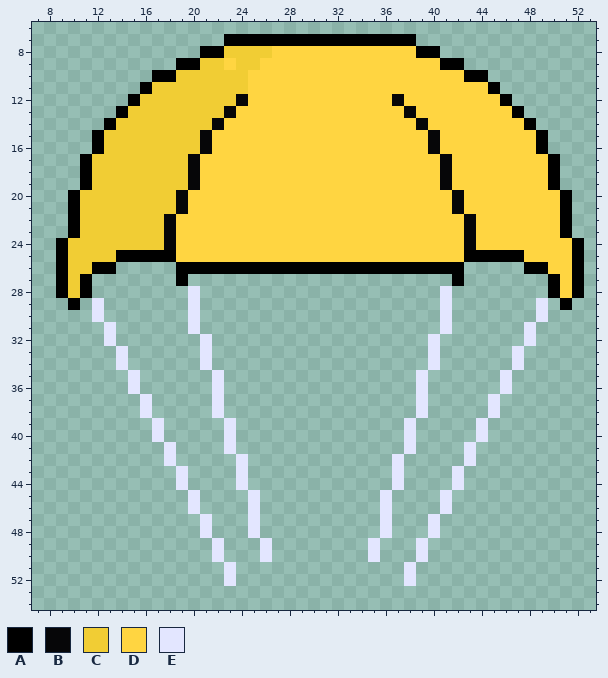
Pixel-art file, stored at Assets/Aseprite Projects/Bemmy/Bemmy_Parachute.aseprite. This is how it looked before the edit.
64x64 pixels, 1 frame. Shown: x 7..53, y 6..54.
Palette (. is transparent): A #000000  B #060608  C #f1cd34  D #ffd541  E #e3e6ff
Pixels before, first column x 9:
 7 ..............AAAAAAAAAAAAAAAA..............
 8 ............AACCCCDDDDDDDDDDDDAA............
 9 ..........AACCDCCDDDDDDDDDDDDDDDAA..........
10 ........AACCCCCCDDDDDDDDDDDDDDDDDDAA........
11 .......ACCCCCCCCDDDDDDDDDDDDDDDDDDDDA.......
12 ......ACCCCCCCCBDDDDDDDDDDDDBDDDDDDDDA......
13 .....ACCCCCCCCBDDDDDDDDDDDDDDBDDDDDDDDA.....
14 ....ACCCCCCCCBDDDDDDDDDDDDDDDDBDDDDDDDDA....
15 ...ACCCCCCCCBDDDDDDDDDDDDDDDDDDBDDDDDDDDA...
16 ...ACCCCCCCCBDDDDDDDDDDDDDDDDDDBDDDDDDDDA...
17 ..ACCCCCCCCBDDDDDDDDDDDDDDDDDDDDBDDDDDDDDA..
18 ..ACCCCCCCCBDDDDDDDDDDDDDDDDDDDDBDDDDDDDDA..
19 ..ACCCCCCCCBDDDDDDDDDDDDDDDDDDDDBDDDDDDDDA..
20 .ACCCCCCCCBDDDDDDDDDDDDDDDDDDDDDDBDDDDDDDDA.
21 .ACCCCCCCCBDDDDDDDDDDDDDDDDDDDDDDBDDDDDDDDA.
22 .ACCCCCCCBDDDDDDDDDDDDDDDDDDDDDDDDBDDDDDDDA.
23 .ACCCCCCCBDDDDDDDDDDDDDDDDDDDDDDDDBDDDDDDDA.
24 ACCCCCCCCBDDDDDDDDDDDDDDDDDDDDDDDDBDDDDDDDDA
25 ACCCCAAAAADDDDDDDDDDDDDDDDDDDDDDDDAAAAADDDDA
26 ACCAA.....AAAAAAAAAAAAAAAAAAAAAAAA.....AADDA
27 ACA.......A......................A.......ADA
28 ACA........E....................E........ADA
29 .A.E.......E....................E.......E.A.
30 ...E.......E....................E.......E...
31 ....E......E....................E......E....
32 ....E.......E..................E.......E....
33 .....E......E..................E......E.....
34 .....E......E..................E......E.....
35 ......E......E................E......E......
36 ......E......E................E......E......
37 .......E.....E................E.....E.......
38 .......E.....E................E.....E.......
39 ........E.....E..............E.....E........
40 ........E.....E..............E.....E........
41 .........E....E..............E....E.........
42 .........E.....E............E.....E.........
43 ..........E....E............E....E..........
44 ..........E....E............E....E..........
45 ...........E....E..........E....E...........
46 ...........E....E..........E....E...........
47 ............E...E..........E...E............
48 ............E...E..........E...E............
49 .............E...E........E...E.............
50 .............E...E........E...E.............
51 ..............E..............E..............
52 ..............E..............E..............
The same view after the edit:
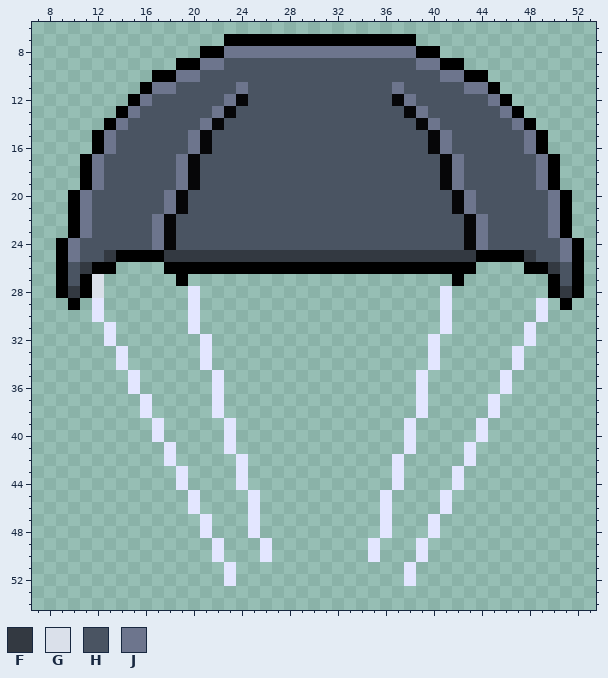
Colours new in this view: F #333941  G #dae0ea  H #4a5462  J #6d758d
From old to new:
Changed rows in their new state; - is an unchanged pixel.
first column x 10:
 8 -------------JJJJJJJJJJJJJJJJ-------------
 9 -----------JJHHHHHHHHHHHHHHHHJJ-----------
10 ---------JJHHHHHHHHHHHHHHHHHHHHJJ---------
11 -------JJHHHHHJHHHHHHHHHHHHJHHHHHJJ-------
12 ------JHHHHHHJ-HHHHHHHHHHHH-JHHHHHHJ------
13 -----JHHHHHHJ-HHHHHHHHHHHHHH-JHHHHHHJ-----
14 ----JHHHHHHJ-HHHHHHHHHHHHHHHH-JHHHHHHJ----
15 ---JHHHHHHJ-HHHHHHHHHHHHHHHHHH-JHHHHHHJ---
16 ---JHHHHHHJ-HHHHHHHHHHHHHHHHHH-JHHHHHHJ---
17 --JHHHHHHJ-HHHHHHHHHHHHHHHHHHHH-JHHHHHHJ--
18 --JHHHHHHJ-HHHHHHHHHHHHHHHHHHHH-JHHHHHHJ--
19 --JHHHHHHJ-HHHHHHHHHHHHHHHHHHHH-JHHHHHHJ--
20 -JHHHHHHJ-HHHHHHHHHHHHHHHHHHHHHH-JHHHHHHJ-
21 -JHHHHHHJ-HHHHHHHHHHHHHHHHHHHHHH-JHHHHHHJ-
22 -JHHHHHJ-HHHHHHHHHHHHHHHHHHHHHHHH-JHHHHHJ-
23 -JHHHHHJ-HHHHHHHHHHHHHHHHHHHHHHHH-JHHHHHJ-
24 JHHHHHHJ-HHHHHHHHHHHHHHHHHHHHHHHH-JHHHHHHJ
25 JHHF----FFFFFFFFFFFFFFFFFFFFFFFFFF----FHHJ
26 HF------A------------------------A------FH
27 H-G--------------------------------------H
28 F-G--------------------------------------F
Boxes around the changes in both pictures, in picture pixels (x1, y1, x2, y2):
changed: (68, 46, 572, 298)
